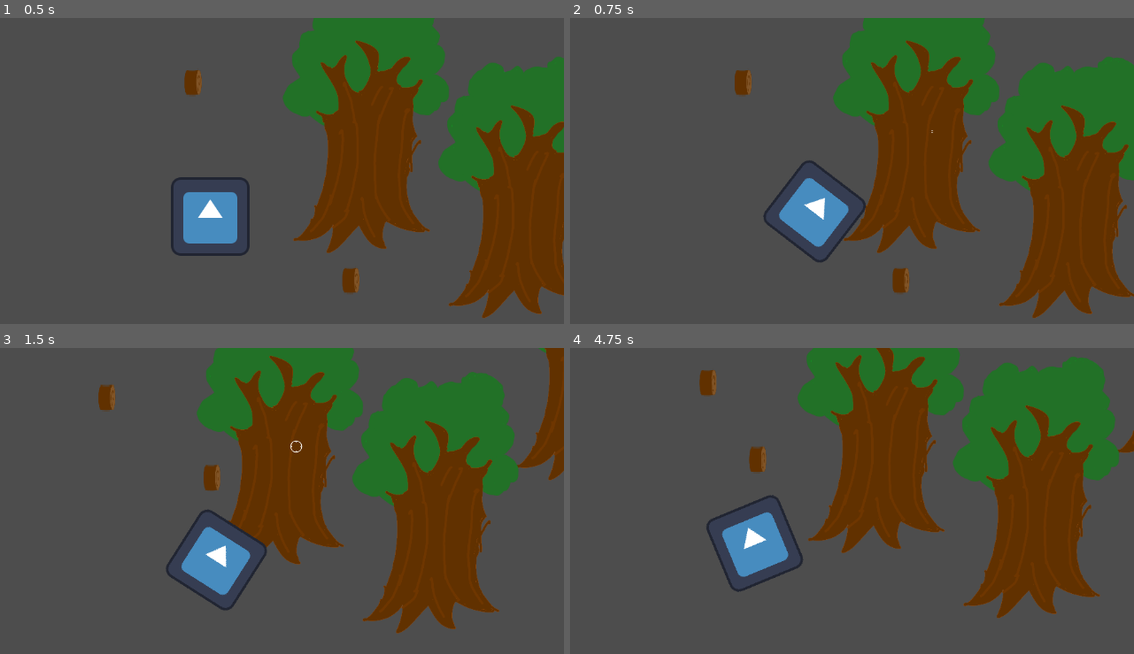
Above: before the commit, frames 1-4 (two rows, left to right).
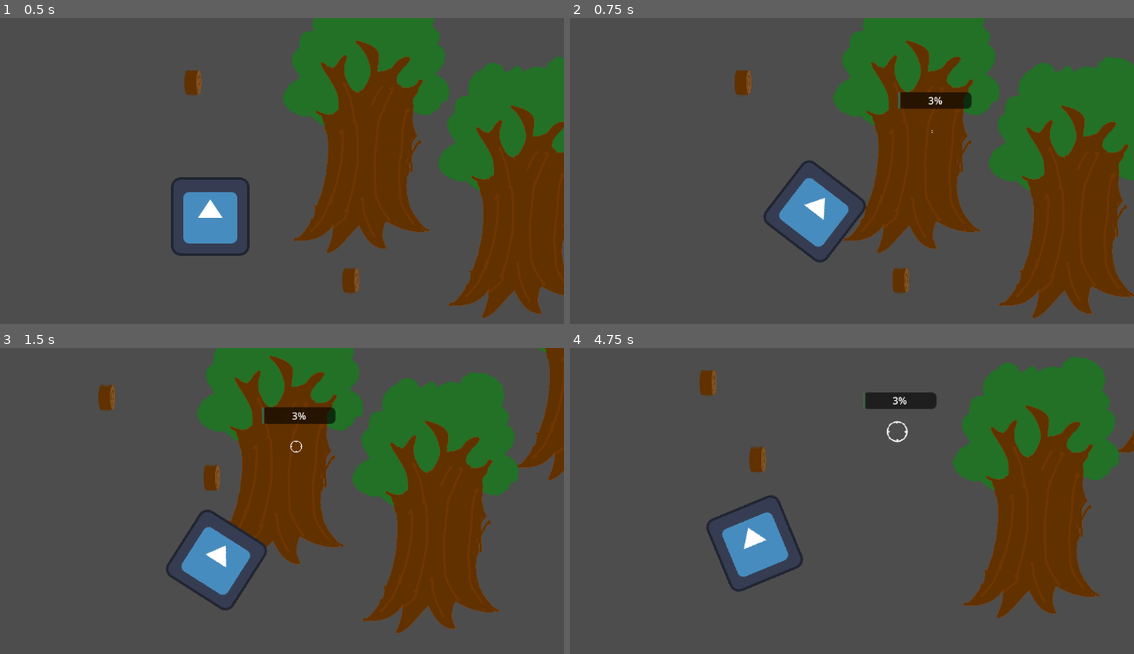
Above: after the commit, the same moments.

Repository: OgGhostJelly/unnamed-project
Game: Godot game, scene res://2d/2d.tscn
Two runs of this game, one before a commit and one after it. Both use one fixed random seed, a clock stepped at 60 frames per second and the inputs below. The engine's default icon, where the game draws it, is replaced by a stand-in: a white triangle on a blue panel in a dark square.
Inputs:
- Up to frame 1 (0.5 s): no input
- Up to frame 2 (0.75 s): tap Enter at 0.5 s; hold Right (move_right) from 0.53 s (still down); hold E (interact) from 0.53 s (still down)
- Up to frame 3 (1.5 s): release Right (move_right) at 1.28 s; release E (interact) at 1.28 s; hold Down (move_down) from 1.28 s (still down); tap E (interact) at 1.35 s
- Up to frame 4 (4.75 s): release Down (move_down) at 2.03 s; hold Right (move_right) 2.03-2.78 s; hold E (interact) 2.03-2.78 s; hold Up (move_up) 2.78-3.53 s; tap E (interact) at 2.85, 4.35 s; hold E (interact) 3.53-4.28 s; hold Left (move_left) from 3.53 s (still down)

Frame 1 is identical in both runs. In frame 2, 0.7% of the frame differs, in the area x 58-72%, y 24-30%; in frame 3, 0.7%; in frame 4, 12%, in the area x 40-70%, y 0-68%.
Error before the commit: Invalid assignment of property or key 'display_value' with value of type 'float' on a base object of type 'null instance'. (res://2d/interactable/tree/tree.gd:…

Commit message:
tinker tinker

Diff:
--- a/2d/2d.tscn
+++ b/2d/2d.tscn
@@ -9,18 +9,12 @@
 
 [node name="Tree" parent="." instance=ExtResource("1_25mko")]
 position = Vector2(377, 320)
-drop = null
-drop_spread = 50.0
 
 [node name="Tree2" parent="." instance=ExtResource("1_25mko")]
 position = Vector2(878, 176)
-drop = null
-drop_spread = 50.0
 
 [node name="Tree3" parent="." instance=ExtResource("1_25mko")]
 position = Vector2(630, 426)
-drop = null
-drop_spread = 50.0
 
 [node name="Player" parent="." instance=ExtResource("2_jivt0")]
 position = Vector2(90, 360)
--- a/2d/interactable/breakable.gd
+++ b/2d/interactable/breakable.gd
@@ -1,2 +1,17 @@
 extends Interactable
 class_name Breakable
+
+
+@export var health: float = 10.0
+
+
+func _interacted() -> void:
+	health -= Player.damage
+
+	if health <= 0.0:
+		get_parent().queue_free()
+
+func _selected() -> void:
+	IPM.update_display(global_position, health)
+func _deselected() -> void:
+	IPM.update_display()
--- a/2d/interactable/interactable.gd
+++ b/2d/interactable/interactable.gd
@@ -3,8 +3,6 @@
 
 
 var disabled: bool = false
-var display_value: float
-var max_display_value: float
 
 
 func _init() -> void:
@@ -12,10 +10,12 @@
 
 
 func _selected() -> void:
+	IPM.update_display(global_position)
 	pass
 
 
 func _deselected() -> void:
+	IPM.update_display()
 	pass
 
 
--- a/2d/interactable/pickup.gd
+++ b/2d/interactable/pickup.gd
@@ -5,8 +5,10 @@
 func _interacted() -> void:
 	Player.pickup(self)
 
+
 func _pickedup(_item: Node) -> void:
 	pass
+
 
 func _dropped(_item: Node) -> void:
 	if is_instance_valid(_item):
--- a/2d/interactable/tree/tree.gd
+++ /dev/null
@@ -1,34 +0,0 @@
-extends StaticBody2D
-
-
-@export var max_health: float = 5.0
-var health: float = max_health: set = _on_health_changed
-@export var regeneration: float = 5.0
-@export var drop: PackedScene
-@export var drop_amount: int = 3
-@export var drop_spread: float = 50.0
-
-@onready var vulnerability_timer: Timer = $VulnerabilityTimer
-
-
-func _process(delta: float) -> void:
-	if vulnerability_timer.is_stopped():
-		health = min(health + (max_health / regeneration) * delta, max_health)
-
-
-func _interacted() -> void:
-	health -= 1.0
-	vulnerability_timer.start()
-	if health <= 0:
-		for i in drop_amount:
-			var obj: Node2D = drop.instantiate()
-			obj.global_position = global_position + Vector2(randf_range(-drop_spread, drop_spread), randf_range(-drop_spread, drop_spread))
-			add_sibling(obj)
-
-		queue_free()
-
-
-func _on_health_changed(value: float) -> void:
-	health = value
-	$Interactor.display_value = health
-	$Interactor.max_display_value = max_health
--- a/2d/interactable/tree/tree.tscn
+++ b/2d/interactable/tree/tree.tscn
@@ -1,7 +1,5 @@
-[gd_scene load_steps=7 format=3 uid="uid://dkv15avfpkrho"]
+[gd_scene load_steps=5 format=3 uid="uid://dkv15avfpkrho"]
 
-[ext_resource type="Script" path="res://2d/interactable/tree/tree.gd" id="1_dcxp3"]
-[ext_resource type="PackedScene" uid="uid://ta50vi4yl8gk" path="res://2d/interactable/wood/wood.tscn" id="2_e26ta"]
 [ext_resource type="Texture2D" uid="uid://b10bhe32kpute" path="res://assets/tree.png" id="3_d5r6s"]
 [ext_resource type="Script" path="res://2d/interactable/breakable.gd" id="4_fo35v"]
 
@@ -13,9 +11,6 @@
 size = Vector2(150, 27)
 
 [node name="Tree" type="StaticBody2D"]
-script = ExtResource("1_dcxp3")
-drop = ExtResource("2_e26ta")
-drop_spread = 30.0
 
 [node name="Sprite2D" type="Sprite2D" parent="."]
 position = Vector2(-23, -114)
@@ -24,6 +19,7 @@
 [node name="Breakable" type="Area2D" parent="."]
 position = Vector2(-7, -99)
 script = ExtResource("4_fo35v")
+health = 3.0
 
 [node name="CollisionShape2D" type="CollisionShape2D" parent="Breakable"]
 shape = SubResource("CapsuleShape2D_ei60b")
--- a/atld/ipm/ipm.gd
+++ b/atld/ipm/ipm.gd
@@ -9,26 +9,11 @@
 	sprite.scale.x = sin(Time.get_ticks_msec() * 0.005)
 	sprite.scale.y = sin(Time.get_ticks_msec() * 0.005)
 
-	update_display_value()
-	update_position()
 
+func update_display(pos: Variant = null, value: float = 0.0) -> void:
+	sprite.visible = not hash(pos) == hash(null)
+	progress_bar.visible = not is_zero_approx(value)
+	progress_bar.value = value
 
-func update_position() -> void:
-	if is_instance_valid(Player.selected_item):
-		visible = true
-		global_position = Player.selected_item.global_position
-	else:
-		visible = false
-
-
-func update_display_value() -> void:
-	if not is_instance_valid(Player.selected_item): return
-
-	if Player.selected_item.display_value:
-		progress_bar.visible = true
-		progress_bar.value = Player.selected_item.display_value
-	else:
-		progress_bar.visible = false
-
-	if Player.selected_item.max_display_value:
-		progress_bar.max_value = Player.selected_item.max_display_value
+	if not hash(pos) == hash(null):
+		global_position = pos
--- a/atld/ipm/ipm.tscn
+++ b/atld/ipm/ipm.tscn
@@ -23,7 +23,6 @@
 ProgressBar/styles/fill = SubResource("StyleBoxFlat_2keoa")
 
 [node name="IPM" type="Node2D"]
-visible = false
 z_index = 1
 script = ExtResource("1_vbh1b")
 
--- a/atld/player.gd
+++ b/atld/player.gd
@@ -5,6 +5,8 @@
 var held_item: Pickup = null: set = _held_item_changed
 var selected_item: Interactable = null
 var node: Node = null
+
+var damage: float = 1.0
 
 
 func _unhandled_input(event: InputEvent) -> void:
@@ -21,6 +23,7 @@
 	held_item = value
 	held_item_changed.emit()
 
+
 func pickup(_item: Node) -> void:
 	if is_instance_valid(held_item): get_tree().current_scene.add_child(held_item); held_item._dropped(_item)
 	if is_instance_valid(_item): _item.get_parent().remove_child(_item); _item._pickedup(held_item)
